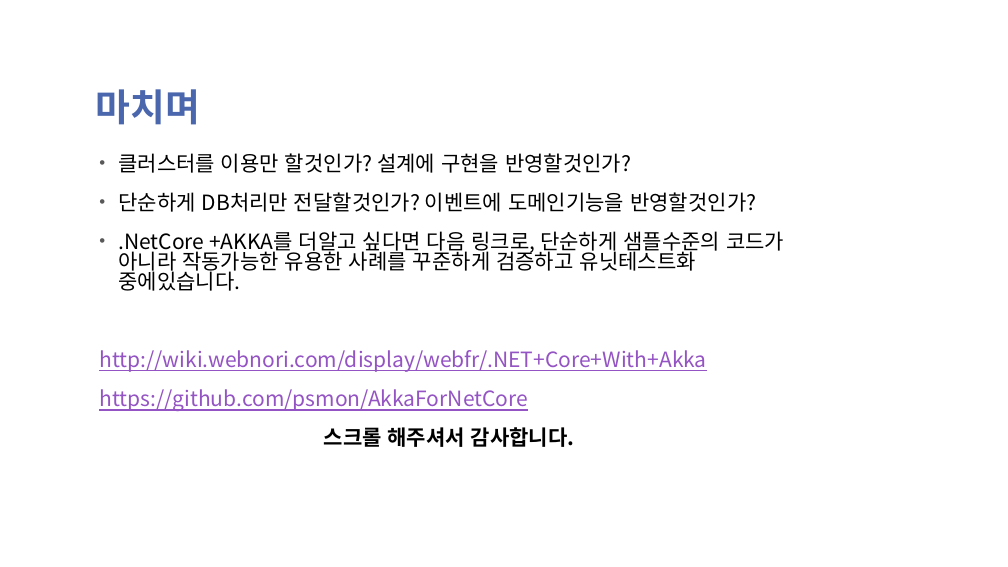
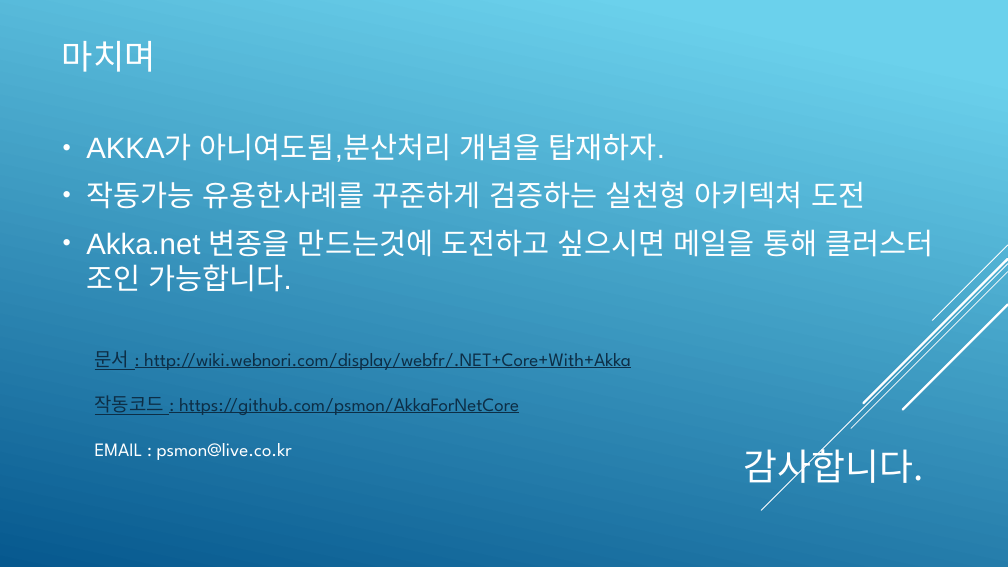
Before and after one commit to psmon/AkkaForNetCore, a slide deck: slide 22 of Doc/AKKA Introduce.pptx. Drawn at 1008x567 pixels with LibreOffice and Linux fonts; fonts in the diff are those of the drawing; background and template pictures are left out. Boxes give left, top, right and bottom in pixels: in the first picture for what was removed or moved away, otherwise in the second. Text is boxed around its words. In the diff, an @@ line names an element or a change of style, - is before the commit and + after.

Commit message:
doc update

```diff
--- a/Doc/AKKA Introduce.pptx
+++ b/Doc/AKKA Introduce.pptx
@@ background picture (left out) to gradient #6ED2EB to #06588E @@
@@ title "마치며": place and size @@
-title "마치며" at [96,89,200,125]
+title "마치며" at [62,41,156,72]
@@ title "마치며" at [62,41,156,72]: size 36 to 32.4 pt, font Noto Sans CJK KR to League Spartan, text colour #4A66AC to #FFFFFF, bold off; line spacing 0.8 to 1; vertical alignment bottom to middle @@
@@ text "AKKA가 아니여도됨,분산처리 개념을 탑재하자." at [86,133,933,292]: vertical alignment top to middle @@
@@ text at [86,133,933,292]: text changed; size 20 to 28 pt; font Noto Sans CJK KR to Arial; text colour #000000 to #FFFFFF @@
-• 클러스터를 이용만 할것인가? 설계에 구현을 반영할것인가?
-• 단순하게 DB처리만 전달할것인가? 이벤트에 도메인기능을 반영할것인가?
-• .NetCore +AKKA를 더알고 싶다면 다음 링크로, 단순하게 샘플수준의 코드가 아니라 작동가능한 유용한 사례를 꾸준하게 검증하고 유닛테스트화 중에있습니다.
-http://wiki.webnori.com/display/webfr/.NET+Core+With+Akka
-https://github.com/psmon/AkkaForNetCore
-스크롤 해주셔서 감사합니다.
+• AKKA가 아니여도됨,분산처리 개념을 탑재하자.
+• 작동가능 유용한사례를 꾸준하게 검증하는 실천형 아키텍쳐 도전
+• Akka.net 변종을 만드는것에 도전하고 싶으시면 메일을 통해 클러스터 조인 가능합니다.
@@ group added at [761,245,1008,510]: 5 lines @@
@@ text added at [95,350,631,460], 18 pt, text #0D2E46, underline @@
+문서 : http://wiki.webnori.com/display/webfr/.NET+Core+With+Akka
+작동코드 : https://github.com/psmon/AkkaForNetCore
+EMAIL : psmon@live.co.kr
@@ text added at [744,443,924,490], 35.1 pt, text #FFFFFF @@
+감사합니다.
```
Also in this commit, not shown: 21 other slides changed.
